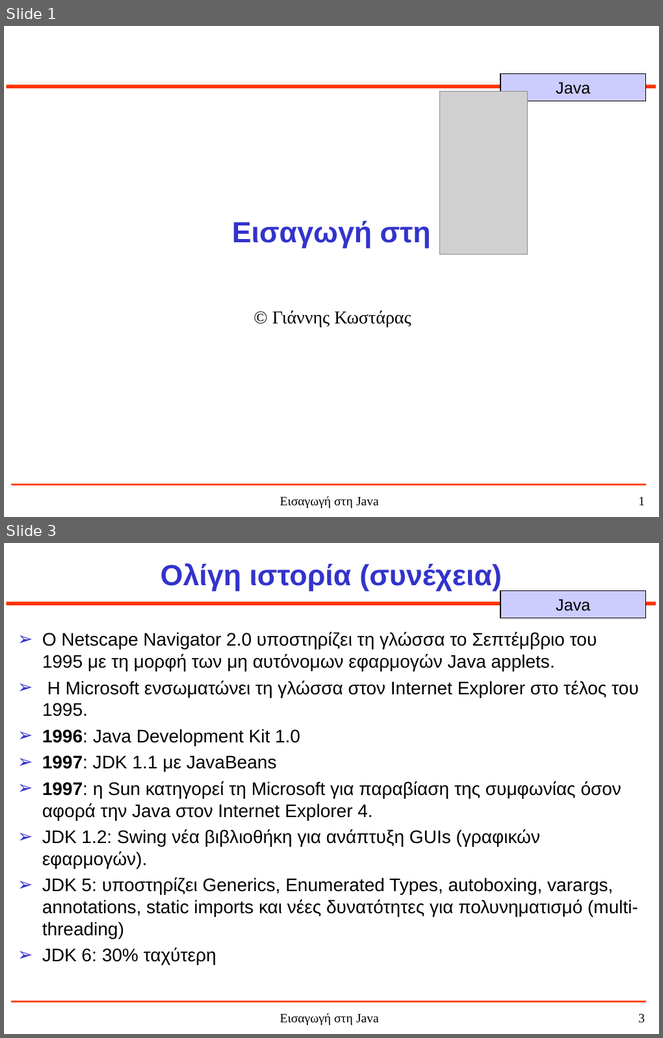
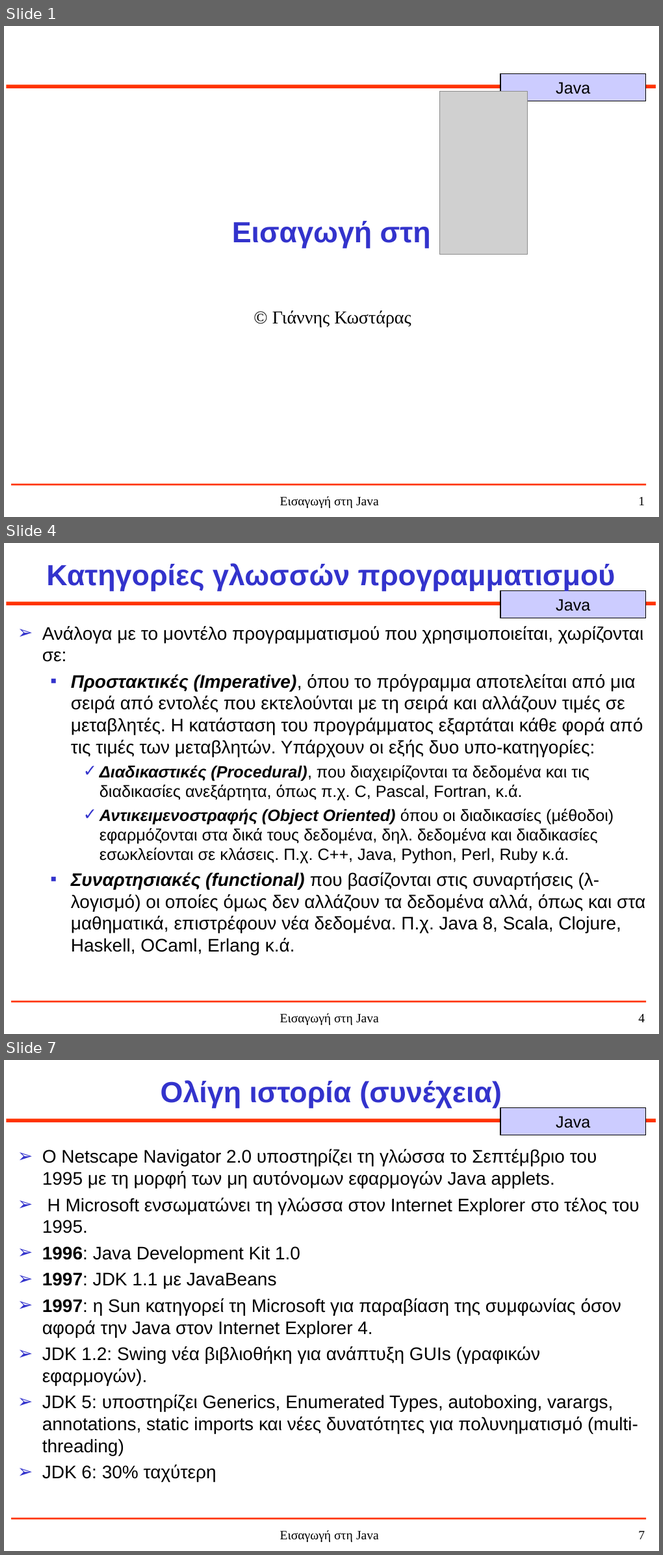
Before and after one commit to jkost/jkost.github.io, a slide deck: Java/slides/1-JavaHistory.ppt. Shown one above the other, each under a label of ours: slides 1 and 3 before the commit, slides 1, 4 and 7 after it; the slides between them are not shown. The pictures are 663x1038 and 663x1555 pixels, drawn with LibreOffice and Linux fonts; fonts in the diff are those of the drawing; grey boxes stand for pictures. Boxes give left, top, right and bottom in pixels: in the first picture for what was removed or moved away, otherwise in the second. Text is boxed around its words. In the diff, an @@ line names an element or a change of style, - is before the commit and + after.

```diff
--- a/Java/slides/1-JavaHistory.ppt
+++ b/Java/slides/1-JavaHistory.ppt
@@ slide 4 added at box(4, 543, 659, 1034), background #FFFFFF; not listed: 5 template elements that a slide beside it also shows @@
@@ title added at box(46, 563, 616, 591), 32 pt, text #3333CC, bold @@
+Κατηγορίες γλωσσών προγραμματισμού
@@ text added at box(42, 626, 646, 955), 20 pt, text #000000 @@
+➢ Ανάλογα με το μοντέλο προγραμματισμού που χρησιμοποιείται, χωρίζονται σε:
+  ▪ Προστακτικές (Imperative), όπου το πρόγραμμα αποτελείται από μια σειρά από εντολές που εκτελούνται με τη σειρά και αλλάζουν τιμές σε μεταβλητές. Η κατάσταση του προγράμματος εξαρτάται κάθε φορά από τις τιμές των μεταβλητών. Υπάρχουν οι εξής δυο υπο-κατηγορίες:
+    ✓ Διαδικαστικές (Procedural), που διαχειρίζονται τα δεδομένα και τις διαδικασίες ανεξάρτητα, όπως π.χ. C, Pascal, Fortran, κ.ά.
+    ✓ Αντικειμενοστραφής (Object Oriented) όπου οι διαδικασίες (μέθοδοι) εφαρμόζονται στα δικά τους δεδομένα, δηλ. δεδομένα και διαδικασίες εσωκλείονται σε κλάσεις. Π.χ. C++, Java, Python, Perl, Ruby κ.ά.
+  ▪ Συναρτησιακές (functional) που βασίζονται στις συναρτήσεις (λ-λογισμό) οι οποίες όμως δεν αλλάζουν τα δεδομένα αλλά, όπως και στα μαθηματικά, επιστρέφουν νέα δεδομένα. Π.χ. Java 8, Scala, Clojure, Haskell, OCaml, Erlang κ.ά.
@@ what was slide 3 is now slide 7 @@
@@ page number at box(638, 1531, 645, 1540): text changed @@
-3
+7
```
Also in this commit, not shown: 4 slides changed, 3 other slides added, 3 other files.
